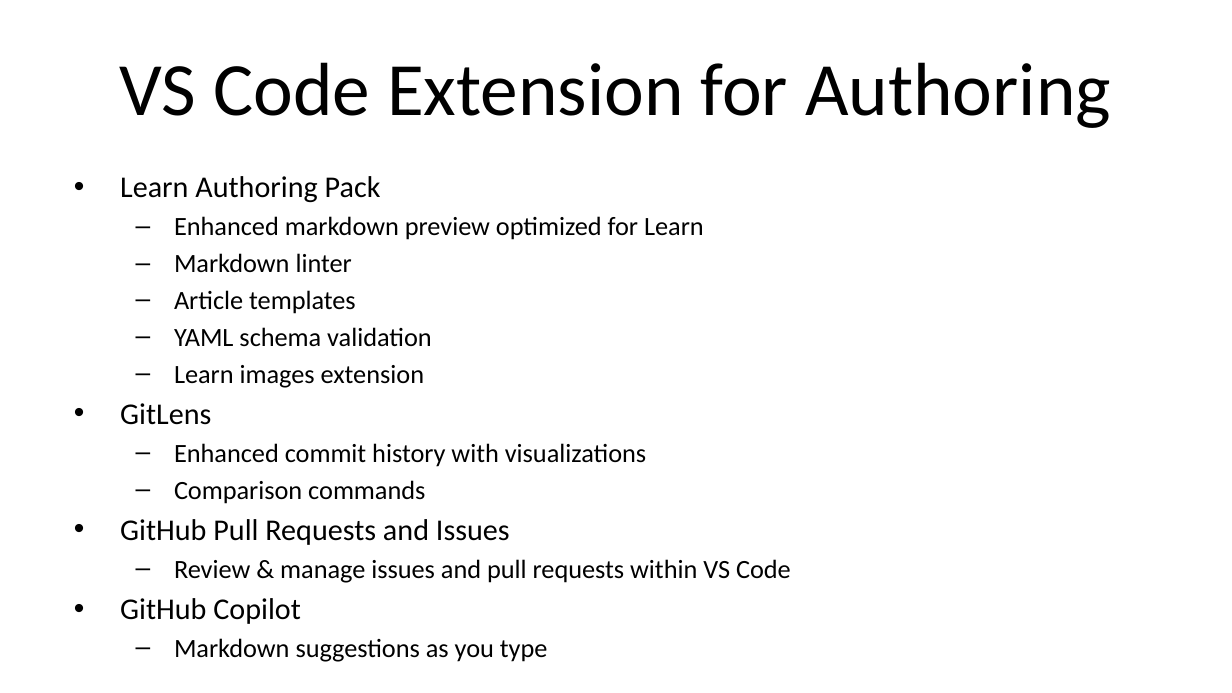
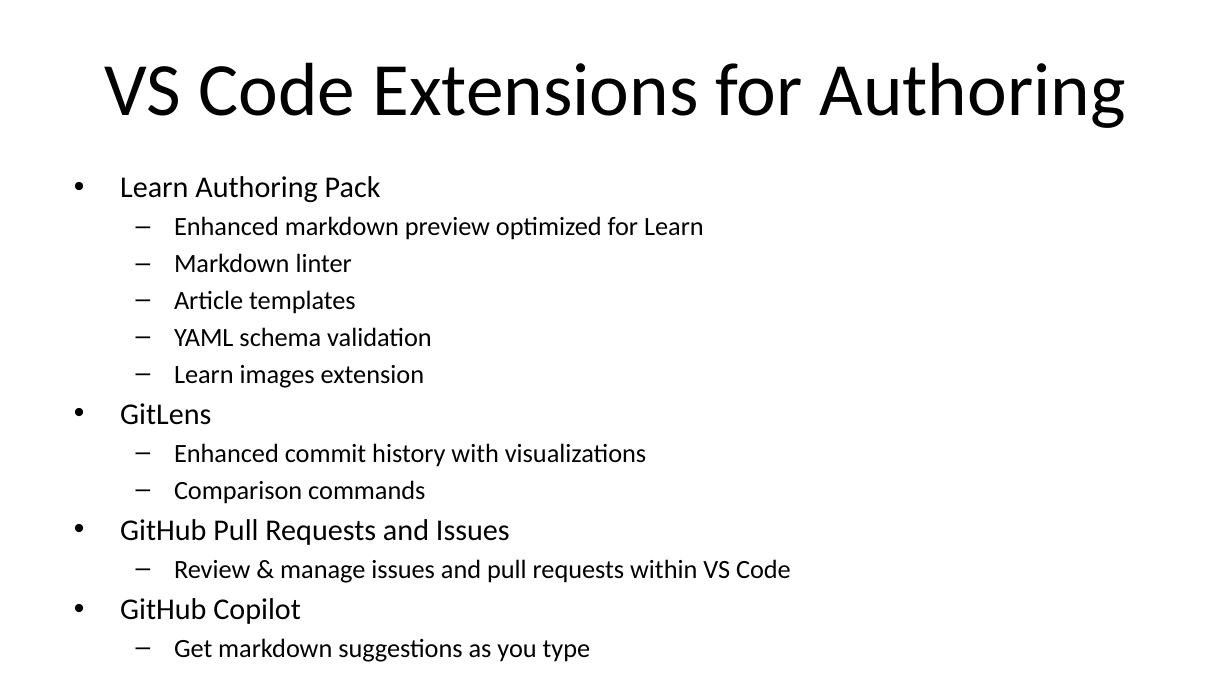
Before and after one commit to alvinashcraft/speaking, a slide deck: slide 23 of 2024/0430_VSLiveChicago/ContributeToMsLearn/VSLCH24_How to Become a MS Learn Contributor_AlvinAshcraft.pptx (slide 24 before the commit). Drawn at 1232x693 pixels with LibreOffice and Linux fonts; fonts in the diff are those of the drawing; background and template pictures are left out. Boxes give left, top, right and bottom in pixels: in the first picture for what was removed or moved away, otherwise in the second. Text is boxed around its words. In the diff, an @@ line names an element or a change of style, - is before the commit and + after.

```diff
--- a/2024/0430_VSLiveChicago/ContributeToMsLearn/VSLCH24_How to Become a MS Learn Contributor_AlvinAshcraft.pptx
+++ b/2024/0430_VSLiveChicago/ContributeToMsLearn/VSLCH24_How to Become a MS Learn Contributor_AlvinAshcraft.pptx
@@ title at <box>105,62,1126,128</box>: text changed @@
-VS Code Extension for Authoring
+VS Code Extensions for Authoring
@@ text at <box>174,638,591,662</box>: text changed @@
-  – Markdown suggestions as you type
+  – Get markdown suggestions as you type
```
Also in this commit, not shown: 1 slide removed, 1 other file.
